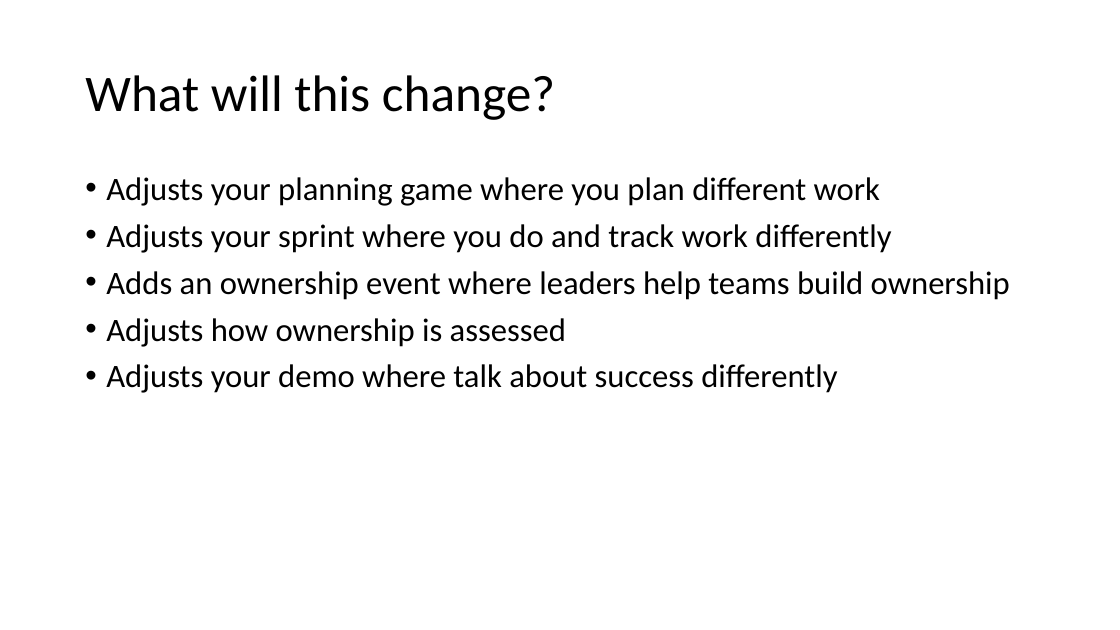
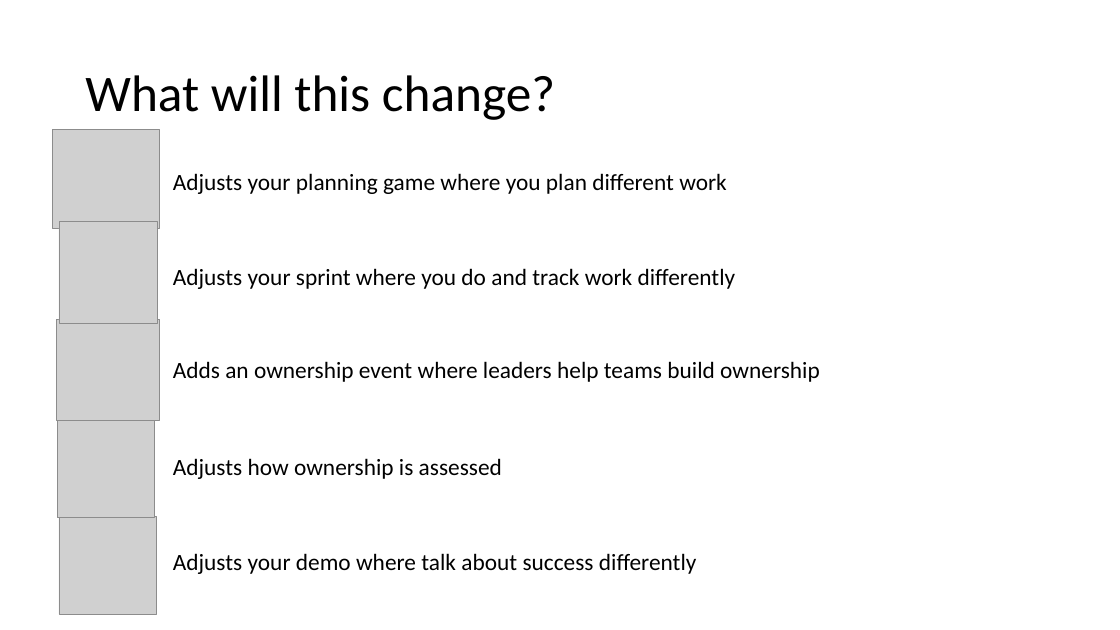
Before and after one commit to arlobelshee/Presentations, a slide deck: slide 16 of leading technical debt/gogo keynote - data-driven leadership to solve technical debt.pptx. Drawn at 1120x630 pixels with LibreOffice and Linux fonts; fonts in the diff are those of the drawing; grey boxes stand for pictures. Boxes give left, top, right and bottom in pixels: in the first picture for what was removed or moved away, otherwise in the second. Text is boxed around its words. In the diff, an @@ line names an element or a change of style, - is before the commit and + after.

Commit message:
A fit and finish pass for the text & content, and starting visualizations.

```diff
--- a/leading technical debt/gogo keynote - data-driven leadership to solve technical debt.pptx
+++ b/leading technical debt/gogo keynote - data-driven leadership to solve technical debt.pptx
@@ picture added at (x1=53, y1=129, x2=160, y2=229) @@
@@ text removed at (x1=106, y1=177, x2=1010, y2=393) @@
-• Adjusts your planning game where you plan different work
-• Adjusts your sprint where you do and track work differently
-• Adds an ownership event where leaders help teams build ownership
-• Adjusts how ownership is assessed
-• Adjusts your demo where talk about success differently
@@ text added at (x1=173, y1=173, x2=727, y2=194), 20 pt, text #000000 @@
+Adjusts your planning game where you plan different work
@@ picture added at (x1=59, y1=222, x2=157, y2=324) @@
@@ text added at (x1=173, y1=268, x2=736, y2=289), 20 pt, text #000000 @@
+Adjusts your sprint where you do and track work differently
@@ picture added at (x1=56, y1=319, x2=160, y2=421) @@
@@ text added at (x1=173, y1=361, x2=820, y2=382), 20 pt, text #000000 @@
+Adds an ownership event where leaders help teams build ownership
@@ picture added at (x1=57, y1=421, x2=155, y2=518) @@
@@ text added at (x1=173, y1=458, x2=502, y2=479), 20 pt, text #000000 @@
+Adjusts how ownership is assessed
@@ picture added at (x1=59, y1=517, x2=156, y2=614) @@
@@ text added at (x1=173, y1=553, x2=697, y2=574), 20 pt, text #000000 @@
+Adjusts your demo where talk about success differently
```
Also in this commit, not shown: 15 other slides changed, 6 slides added, 10 slides removed.
